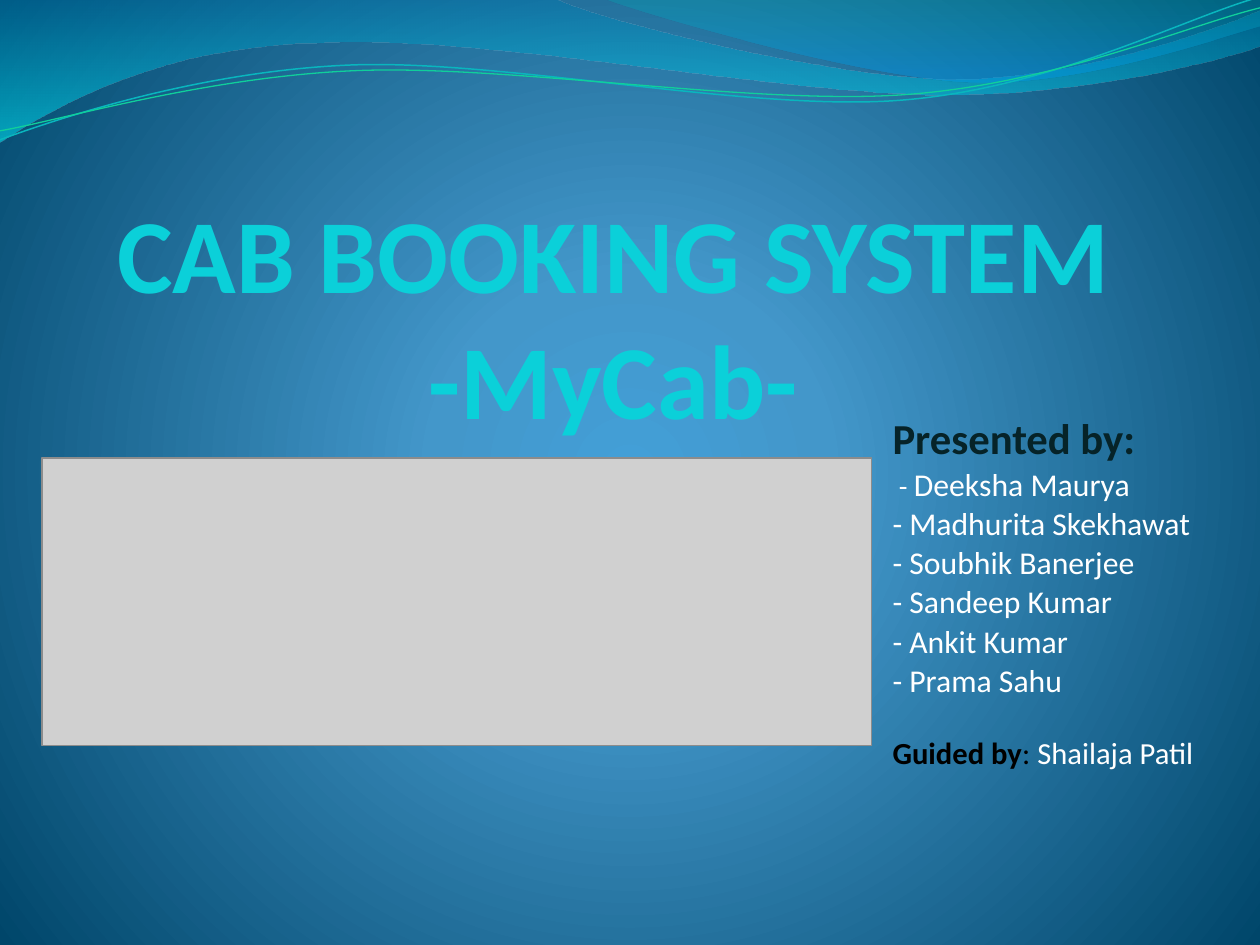
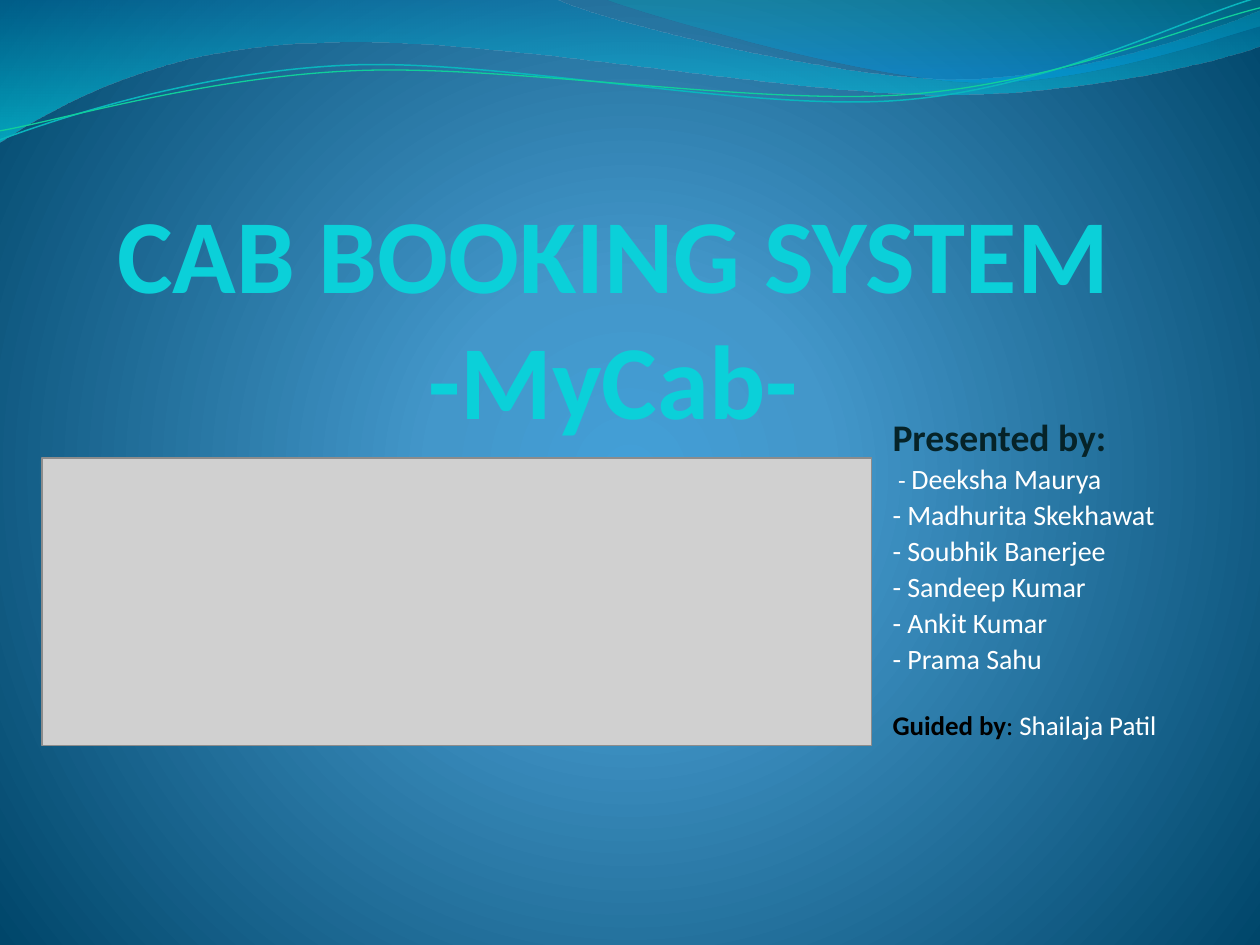
Before and after one commit to banerjiea/5DEC2022_SystemCLinuxBatch2_SPRINTMyCab_GROUP1, a slide deck: slide 1 of PPT/MyCab_SPRINT_Proj.pptx. Drawn at 1260x945 pixels with LibreOffice and Linux fonts; fonts in the diff are those of the drawing; grey boxes stand for pictures. Boxes give left, top, right and bottom in pixels: in the first picture for what was removed or moved away, otherwise in the second. Text is boxed around its words. In the diff, an @@ line names an element or a change of style, - is before the commit and + after.

```diff
--- a/PPT/MyCab_SPRINT_Proj.pptx
+++ b/PPT/MyCab_SPRINT_Proj.pptx
@@ subtitle "Presented by:" at box(893, 424, 1156, 740): size 24.4 to 21.4 pt in "Presented by:"; size 16.2 to 14.3 pt in "-"; size 18.1 to 16 pt in "Deeksha Maurya", "- Madhurita Skekhawat", "- Soubhik Banerjee", "- Sandeep Kumar" and 2 more places; size 17.5 to 15.4 pt in "Guided by: Shailaja Patil" @@
```
Also in this commit, not shown: 1 other slide changed.
